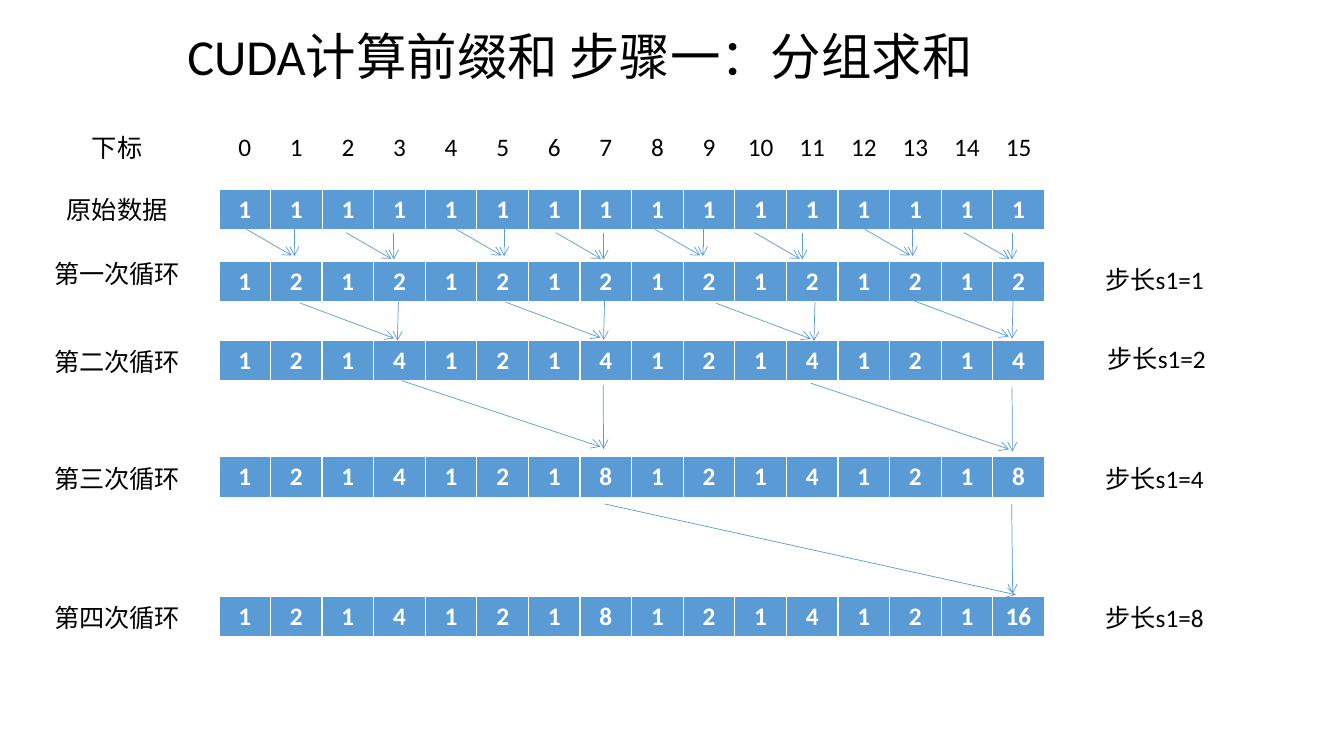
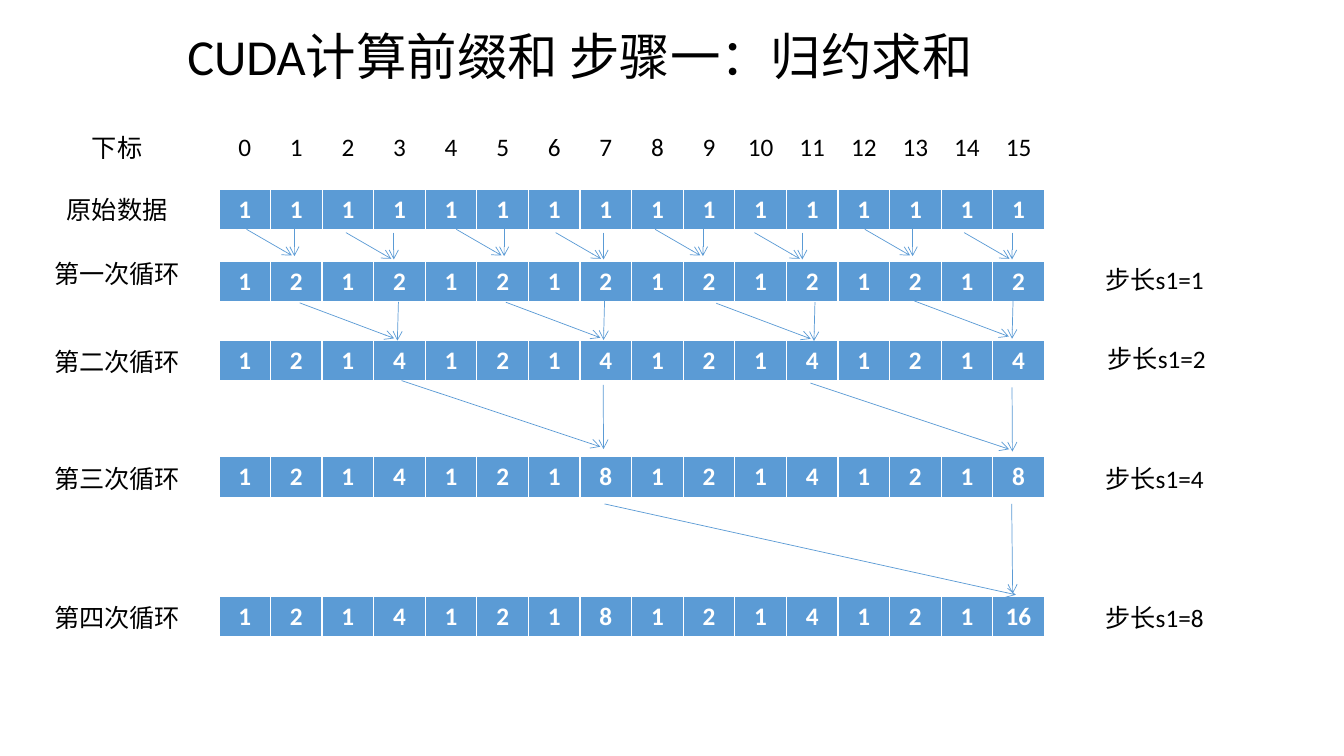
Before and after one commit to YellowOrz/InfiniTAMvX, a slide deck: slide 1 of InfiniTAM/说明材料/CUDA计算前缀和.pptx. Drawn at 1344x756 pixels with LibreOffice and Linux fonts; fonts in the diff are those of the drawing. Boxes give left, top, right and bottom in pixels: in the first picture for what was removed or moved away, otherwise in the second. Text is boxed around its words. In the diff, an @@ line names an element or a change of style, - is before the commit and + after.

```diff
--- a/InfiniTAM/说明材料/CUDA计算前缀和.pptx
+++ b/InfiniTAM/说明材料/CUDA计算前缀和.pptx
@@ text at box(187, 32, 972, 79): text changed @@
-CUDA计算前缀和 步骤一：分组求和
+CUDA计算前缀和 步骤一：归约求和
```
Also in this commit, not shown: 9 other files.
